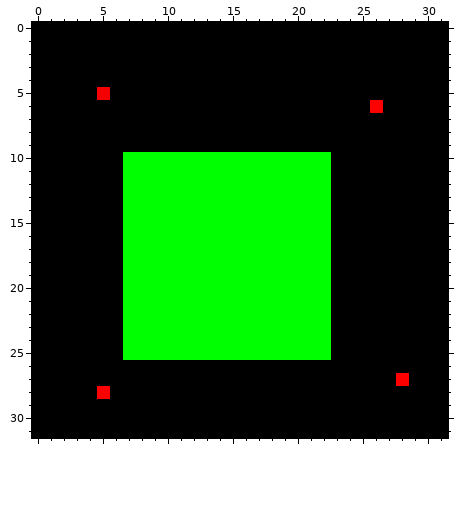
A pixel-art sprite gets an edit: a5-multiman/render-data/images/smalllvl.png. This is how it looked before the edit.
The file is 32x32 pixels. Colours within 5 levels of each other are drawn and written as one.
Now the later version:
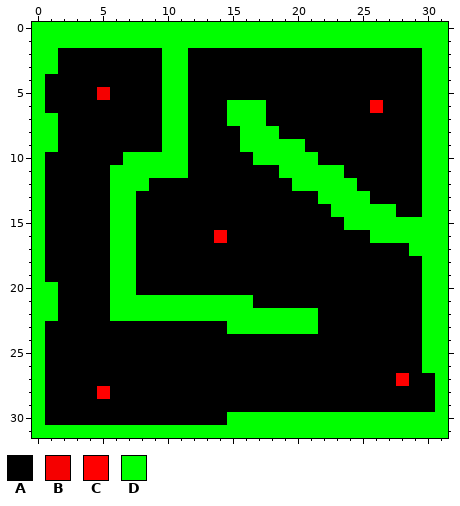
Palette (. is transparent): A #000000  B #f50000  C #ff0000  D #00ff00
Diff:
Changed rows in their new state; - is an unchanged pixel.
first column x 0:
 0 DDDDDDDDDDDDDDDDDDDDDDDDDDDDDDDD
 1 DDDDDDDDDDDDDDDDDDDDDDDDDDDDDDDD
 2 DD--------DD------------------DD
 3 DD--------DD------------------DD
 4 D---------DD------------------DD
 5 D---------DD------------------DD
 6 D---------DD---DDD------------DD
 7 DD--------DD---DDD------------DD
 8 DD--------DD----DDD-----------DD
 9 DD--------DD----DDDDD---------DD
10 D-----------AAAAA-----A-------DD
11 D-----D-----AAAAAAA----D------DD
12 D-----D--AAAAAAAAAAA---DD-----DD
13 D-----D-AAAAAAAAAAAAAA-DDD----DD
14 D-----D-AAAAAAAAAAAAAAADDDDD--DD
15 D-----D-AAAAAAAAAAAAAAA-DDDDDDDD
16 D-----D-AAAAAACAAAAAAAA---DDDDDD
17 D-----D-AAAAAAAAAAAAAAA------DDD
18 D-----D-AAAAAAAAAAAAAAA-------DD
19 D-----D-AAAAAAAAAAAAAAA-------DD
20 DD----D-AAAAAAAAAAAAAAA-------DD
21 DD----D----------AAAAAA-------DD
22 DD----D---------------A-------DD
23 D------AAAAAAAA-------A-------DD
24 D------AAAAAAAAAAAAAAAA-------DD
25 D------AAAAAAAAAAAAAAAA-------DD
26 D-----------------------------DD
27 D------------------------------D
28 D------------------------------D
29 D------------------------------D
30 D--------------DDDDDDDDDDDDDDDDD
31 DDDDDDDDDDDDDDDDDDDDDDDDDDDDDDDD
